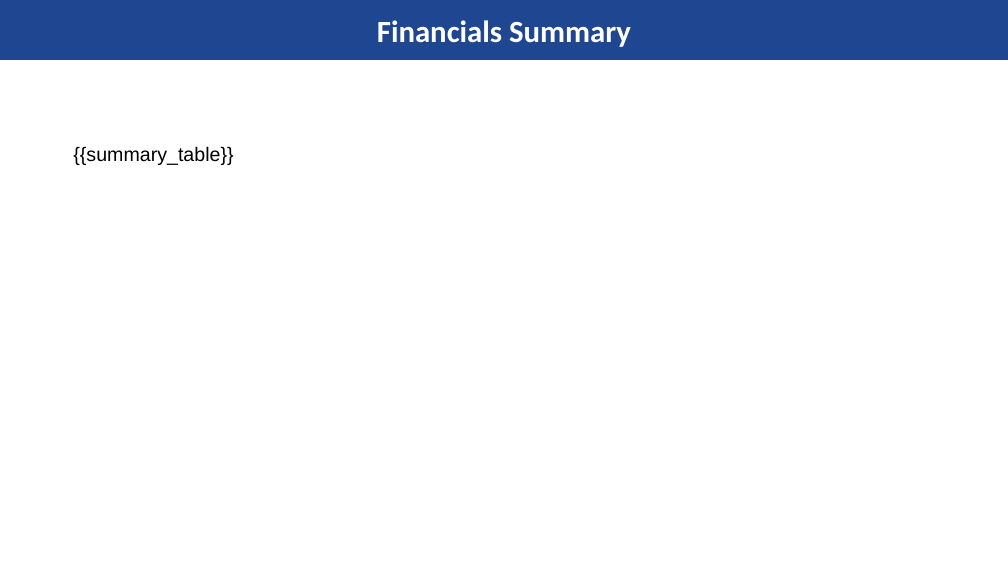
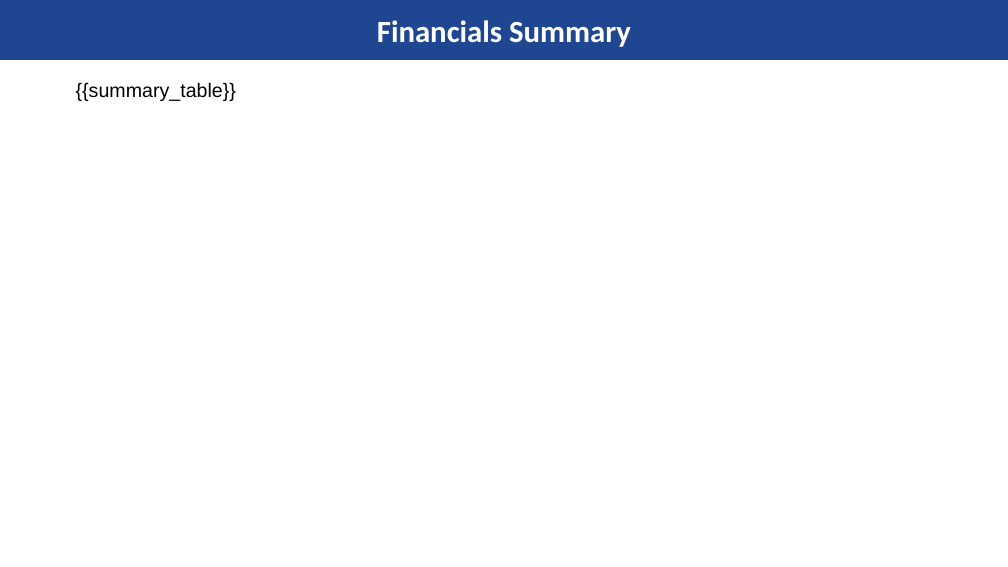
Before and after one commit to kishanyash/fluffy-lamp, a slide deck: slide 11 of master_template.pptx (slide 10 before the commit). Drawn at 1008x567 pixels with LibreOffice and Linux fonts; fonts in the diff are those of the drawing; background and template pictures are left out. Boxes give left, top, right and bottom in pixels: in the first picture for what was removed or moved away, otherwise in the second. Text is boxed around its words. In the diff, an @@ line names an element or a change of style, - is before the commit and + after.

```diff
--- a/master_template.pptx
+++ b/master_template.pptx
@@ text "{{summary_table}}": place and size @@
-text "{{summary_table}}" at (73, 146, 233, 165)
+text "{{summary_table}}" at (76, 82, 236, 101)
```
Also in this commit, not shown: 10 other slides changed, 1 slide added.
